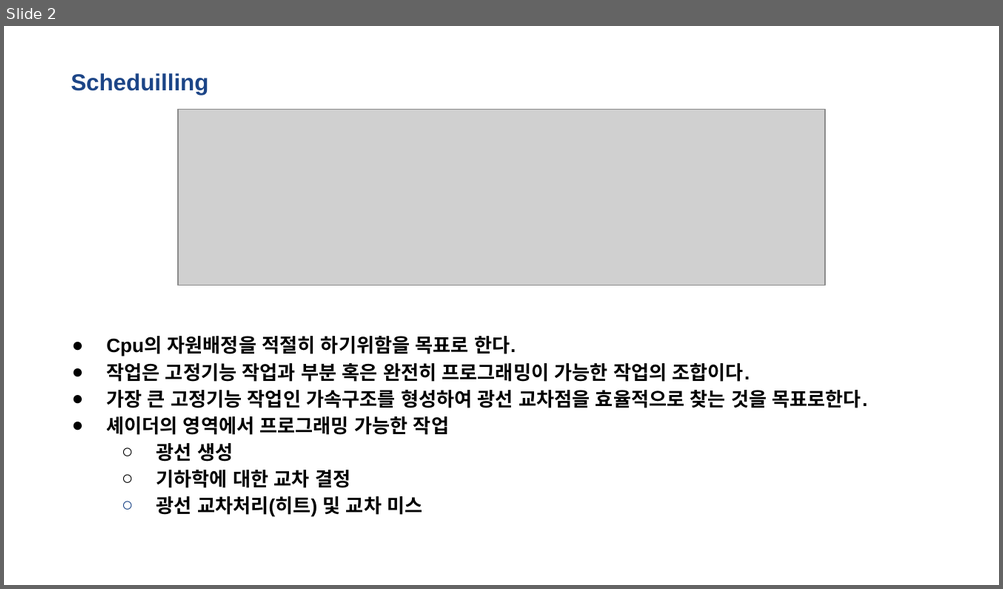
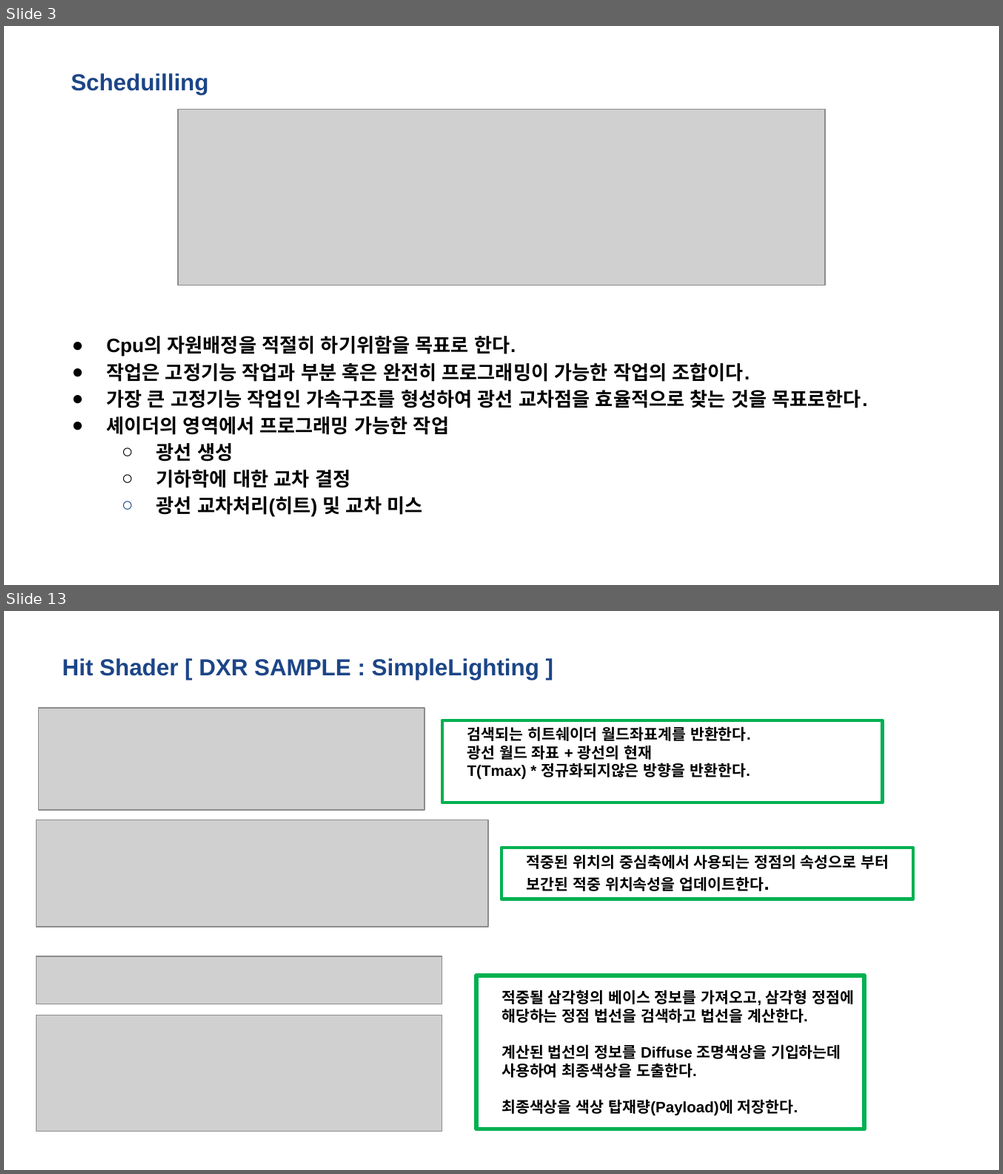
Before and after one commit to kiption/XD, a slide deck: Lab/Client/RayTracing with DirectX 12.pptx. Shown one above the other, each under a label of ours: slide 2 before the commit, slides 3 and 13 after it; the slides between them are not shown. The pictures are 1003x589 and 1003x1174 pixels, drawn with LibreOffice and Linux fonts; fonts in the diff are those of the drawing; grey boxes stand for pictures. Boxes give left, top, right and bottom in pixels: in the first picture for what was removed or moved away, otherwise in the second. Text is boxed around its words. In the diff, an @@ line names an element or a change of style, - is before the commit and + after.

Commit message:
#01-21 허재성 DXR_3
Shader
쉐이더 종류와
광선 생성, 미스, 히트, 교차 공부

```diff
--- a/Lab/Client/RayTracing with DirectX 12.pptx
+++ b/Lab/Client/RayTracing with DirectX 12.pptx
@@ slide 13 added at (4,611,999,1170), background #FFFFFF @@
@@ title added at (62,658,539,681), 16.8 pt, text #1C4587, bold @@
+Hit Shader [ DXR SAMPLE : SimpleLighting ]
@@ picture added at (38,707,424,810) @@
@@ title added at (441,721,882,803), outline #00B050 2.25 pt, 11 pt, text #000000, bold @@
+검색되는 히트쉐이더 월드좌표계를 반환한다.
+광선 월드 좌표 + 광선의 현재
+T(Tmax) * 정규화되지않은 방향을 반환한다.
@@ picture added at (36,820,487,927) @@
@@ rectangle added at (501,848,913,900), outline #00B050 2.25 pt, 11 pt, text #000000, bold @@
+적중된 위치의 중심축에서 사용되는 정점의 속성으로 부터 보간된 적중 위치속성을 업데이트한다.
@@ picture added at (36,957,441,1005) @@
@@ rectangle added at (476,976,865,1130), outline #00B050 3 pt, 11 pt, text #000000, bold @@
+적중될 삼각형의 베이스 정보를 가져오고, 삼각형 정점에 해당하는 정점 법선을 검색하고 법선을 계산한다.
+계산된 법선의 정보를 Diffuse 조명색상을 기입하는데 사용하여 최종색상을 도출한다.
+최종색상을 색상 탑재량(Payload)에 저장한다.
@@ picture added at (36,1016,441,1132) @@
@@ what was slide 2 is now slide 3 @@
```
Also in this commit, not shown: 3 slides changed, 9 other slides added, 1 slide removed.
